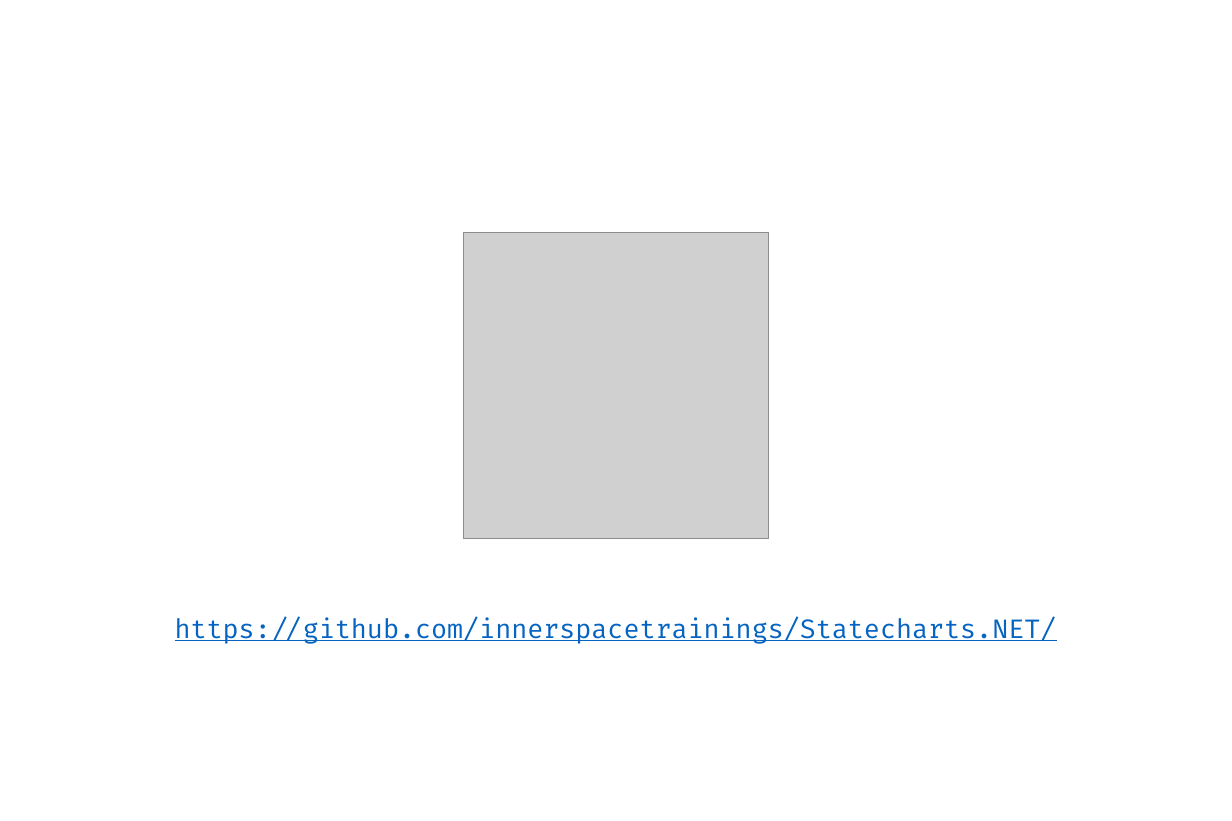
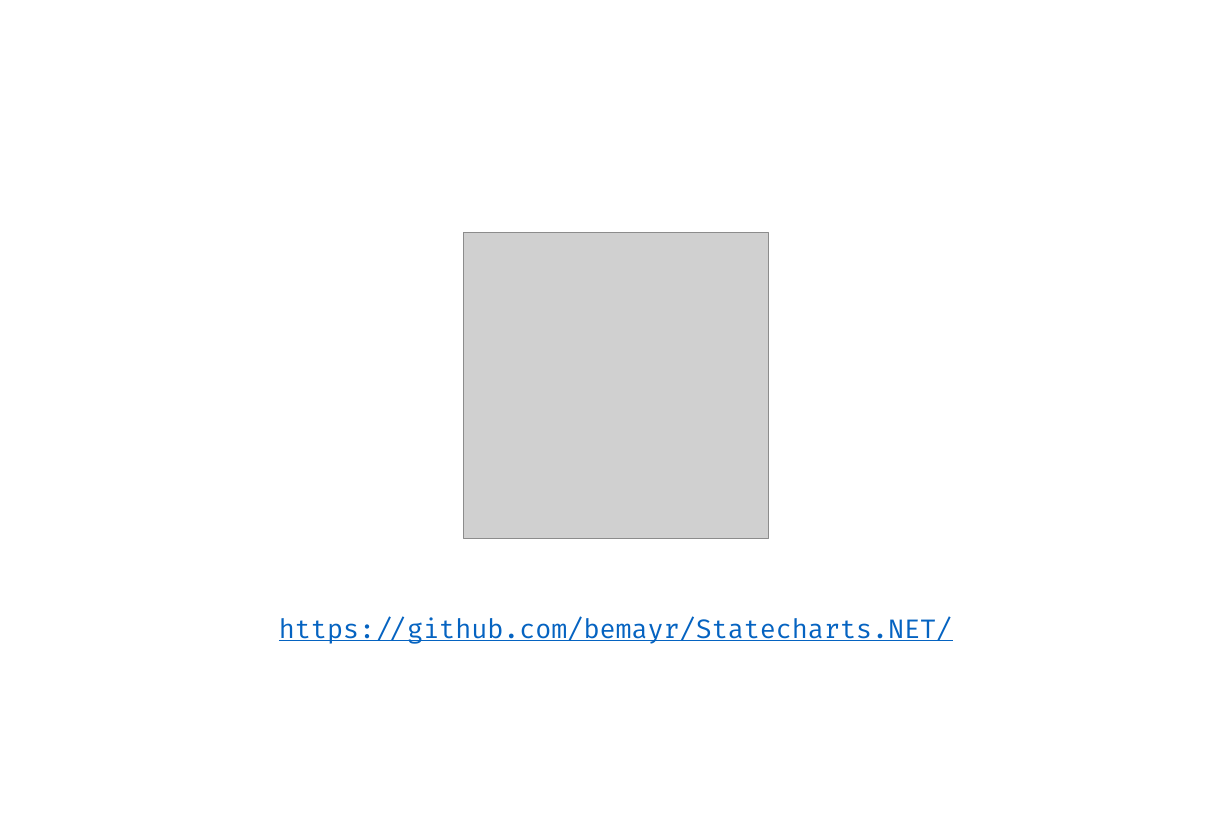
Before and after one commit to bemayr/talk.build-with-confidence, a slide deck: slide 13 of slides.pptx. Drawn at 1232x821 pixels with LibreOffice and Linux fonts; fonts in the diff are those of the drawing; grey boxes stand for pictures. Boxes give left, top, right and bottom in pixels: in the first picture for what was removed or moved away, otherwise in the second. Text is boxed around its words. In the diff, an @@ line names an element or a change of style, - is before the commit and + after.

Commit message:
Updated slides

```diff
--- a/slides.pptx
+++ b/slides.pptx
@@ text at [279, 618, 952, 644]: text changed @@
-https://github.com/innerspacetrainings/Statecharts.NET/
+https://github.com/bemayr/Statecharts.NET/
```
Also in this commit, not shown: 1 other file.
